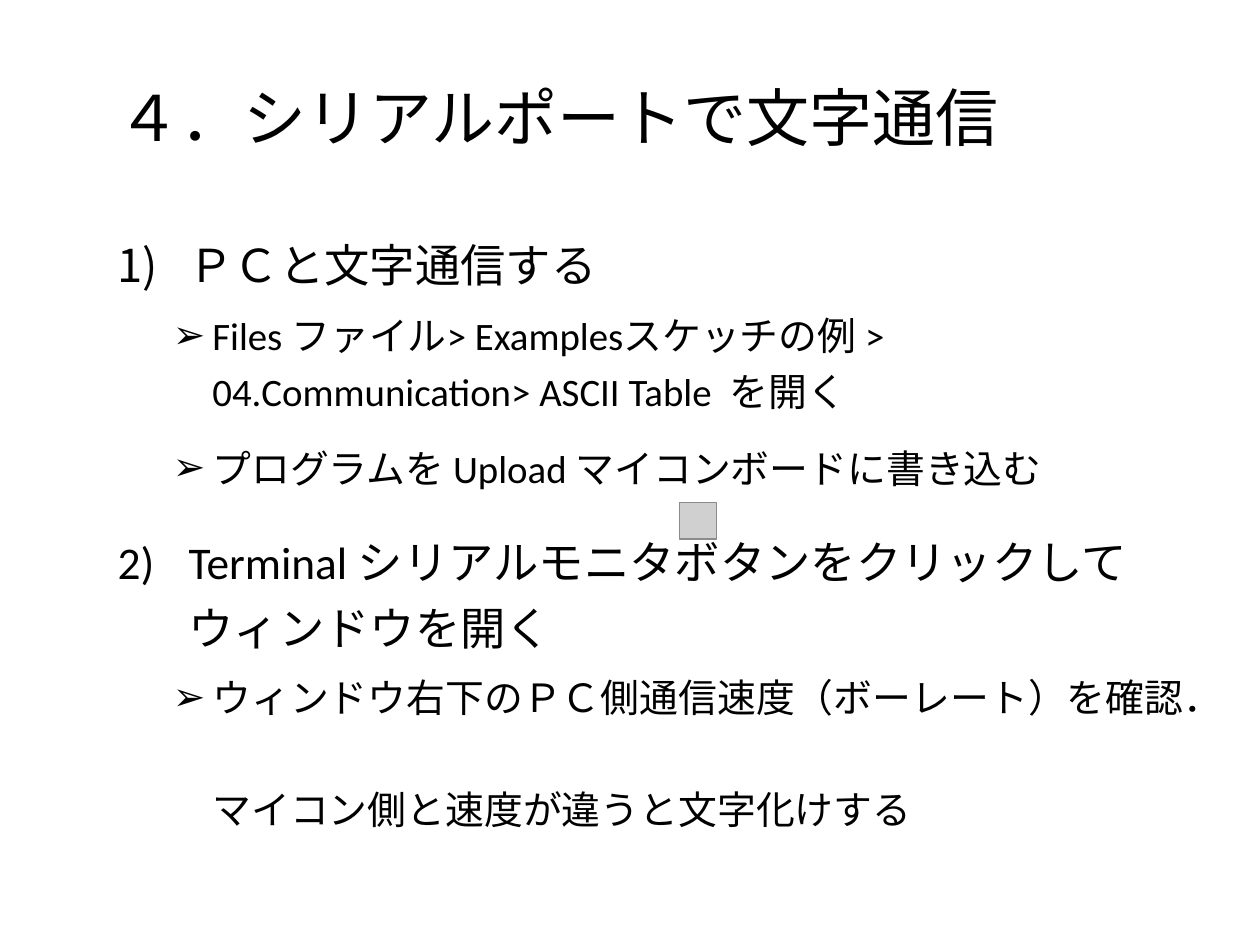
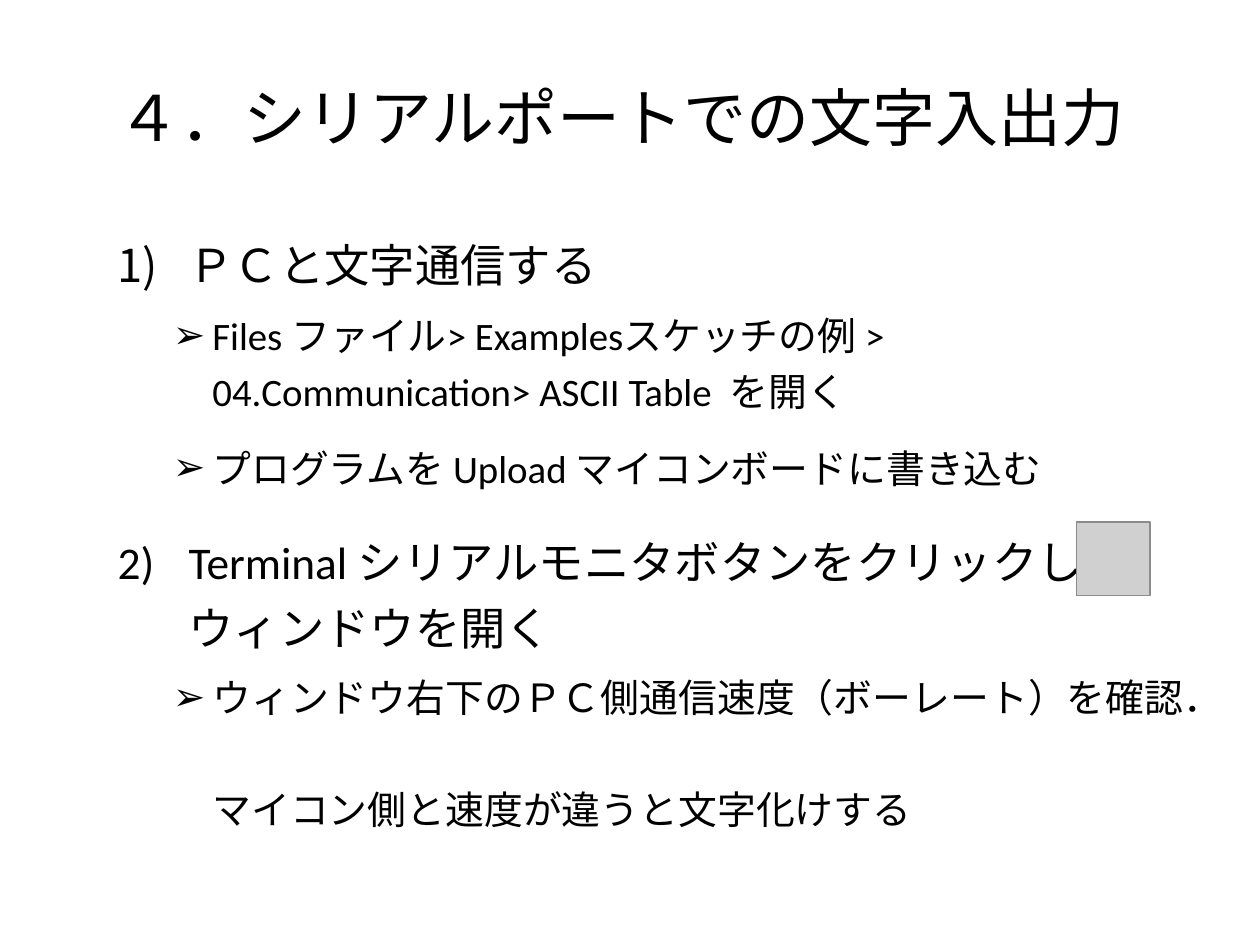
Before and after one commit to MatsK/Courses, a slide deck: slide 14 of CS2/Arduino入門：Arduino IDE 言語篇.pptx (slide 10 before the commit). Drawn at 1260x945 pixels with LibreOffice and Linux fonts; fonts in the diff are those of the drawing; grey boxes stand for pictures; background and template pictures are left out. Boxes give left, top, right and bottom in pixels: in the first picture for what was removed or moved away, otherwise in the second. Text is boxed around its words. In the diff, an @@ line names an element or a change of style, - is before the commit and + after.

```diff
--- a/CS2/Arduino入門：Arduino IDE 言語篇.pptx
+++ b/CS2/Arduino入門：Arduino IDE 言語篇.pptx
@@ title at [118, 87, 1125, 146]: text changed @@
-４．シリアルポートで文字通信
+４．シリアルポートでの文字入出力
@@ picture: place and size @@
-picture at [679, 503, 716, 539]
+picture at [1076, 522, 1149, 595]
```
Also in this commit, not shown: 8 other slides changed, 7 slides added, 2 slides removed, 1 other file.
